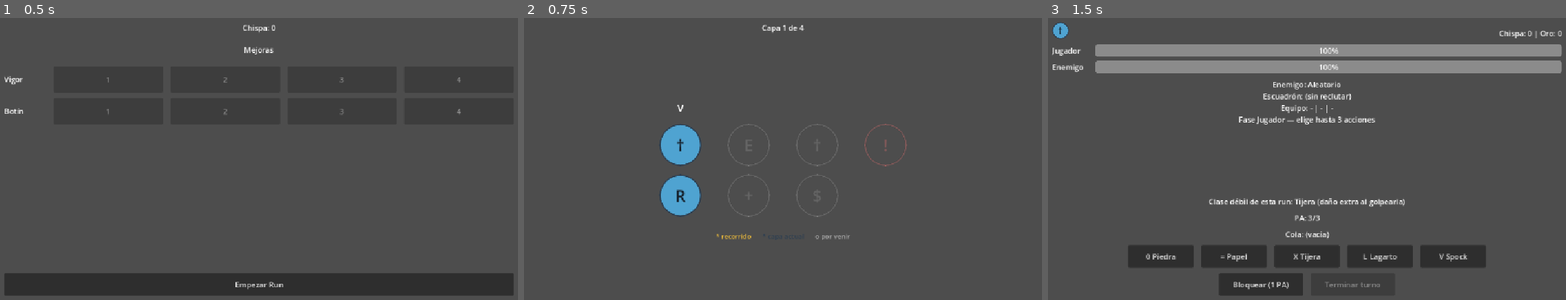
Above: before the commit, frames 1-3 (left to right).
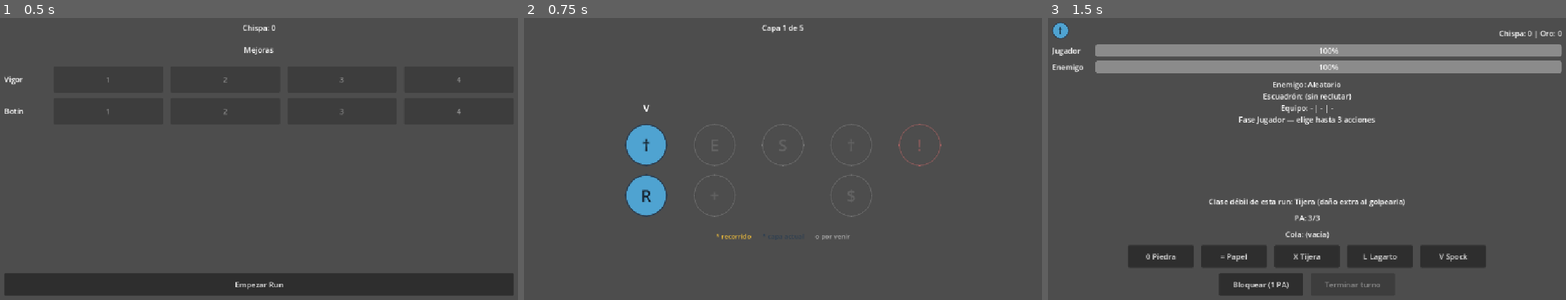
Above: after the commit, the same moments.

Repository: jolomoreno/rock-paper-scissor
Game: Godot game, scene res://scenes/main/hub.tscn
Two runs of this game, one before a commit and one after it. Both use one fixed random seed, a clock stepped at 60 frames per second and the inputs below.
Inputs:
- Up to frame 1 (0.5 s): no input
- Up to frame 2 (0.75 s): click "Empezar Run" at 0.5 s
- Up to frame 3 (1.5 s): click "†" at 1.25 s

Frame 1 is identical in both runs. In frame 2, 3.7% of the frame differs, in the area x 19-81%, y 2-71%; in frame 3, nothing differs.

Commit message:
Add guaranteed special-enemy map layer and fix Tienda equipment loss bug (Fase 7, point 9)
Insert a dedicated 5th map layer for a guaranteed special enemy, reusing
existing Fase 5 AI patterns and the Fase 4 weak-class bonus instead of
building new combat logic. Also fixes a real bug found while testing:
selecting "Ninguno" in the Tienda equipment dropdown after a purchase
unequipped the item and forfeited the spent Oro with no confirmation.

Diff:
--- a/autoloads/run_state.gd
+++ b/autoloads/run_state.gd
@@ -10,11 +10,13 @@
 const LAYERS: Array = [
 	["combate", "reclutamiento"],
 	["elite", "descanso"],
+	["especial"],
 	["combate", "tienda"],
 	["jefe"],
 ]
 const JEFE_ENEMY_HP := 5
 const ELITE_ENEMY_HP := 4
+const SPECIAL_ENEMY_HP := 4
 const REST_HEALTH_THRESHOLD := 0.85
 const VETERANCY_NAMES := ["Posterior", "Prior", "Primus Pilus"]
 const VETERANCY_COSTS := [5, 10]
@@ -31,6 +33,10 @@
 	"hastatus": preload("res://resources/recruits/hastatus.tres"),
 	"triario": preload("res://resources/recruits/triario.tres"),
 }
+const SPECIAL_ENEMY_CATALOG: Array = [
+	preload("res://resources/special_enemies/contrabandista_celtiba.tres"),
+	preload("res://resources/special_enemies/mercenario_cartagines.tres"),
+]
 
 var in_run: bool = false
 var current_layer: int = 0
--- /dev/null
+++ b/resources/special_enemies/contrabandista_celtiba.tres
@@ -0,0 +1,10 @@
+[gd_resource type="Resource" script_class="SpecialEnemy" load_steps=3 format=3]
+
+[ext_resource type="Script" path="res://scripts/special_enemy.gd" id="1_contrabandista"]
+[ext_resource type="Resource" path="res://resources/enemy_patterns/telegrafico.tres" id="2_telegrafico"]
+
+[resource]
+script = ExtResource("1_contrabandista")
+display_name = "Contrabandista Céltiba"
+weak_class = 3
+pattern = ExtResource("2_telegrafico")
--- /dev/null
+++ b/resources/special_enemies/mercenario_cartagines.tres
@@ -0,0 +1,10 @@
+[gd_resource type="Resource" script_class="SpecialEnemy" load_steps=3 format=3]
+
+[ext_resource type="Script" path="res://scripts/special_enemy.gd" id="1_mercenario"]
+[ext_resource type="Resource" path="res://resources/enemy_patterns/reactivo.tres" id="2_reactivo"]
+
+[resource]
+script = ExtResource("1_mercenario")
+display_name = "Mercenario Cartaginés"
+weak_class = 4
+pattern = ExtResource("2_reactivo")
--- a/scenes/combat/combat_manager.gd
+++ b/scenes/combat/combat_manager.gd
@@ -9,6 +9,7 @@
 const CombatResolver := preload("res://scripts/combat_resolver.gd")
 const EnemyAI := preload("res://scripts/enemy_ai.gd")
 const EnemyPattern := preload("res://scripts/enemy_pattern.gd")
+const SpecialEnemy := preload("res://scripts/special_enemy.gd")
 const ROUND_DELAY_SECONDS := 1.2
 const COMBAT_WIN_CHISPA_REWARD := 2
 const MAX_PA_PER_TURN := 3
@@ -46,6 +47,7 @@
 var _queued_actions: Array[Dictionary] = []
 var _reserva_hierro_triggered: bool = false
 var _weak_class_target: CombatResolver.Choice
+var _special_enemy: SpecialEnemy
 var _recruit: Recruit
 var _recruit_heal_used_this_turn: bool = false
 var _block_used_this_turn: bool = false
@@ -90,19 +92,25 @@
 			enemy_max_hp = RunState.JEFE_ENEMY_HP
 		elif RunState.chosen_node_type == "elite":
 			enemy_max_hp = RunState.ELITE_ENEMY_HP
+		elif RunState.chosen_node_type == "especial":
+			_special_enemy = RunState.SPECIAL_ENEMY_CATALOG[_rng.randi_range(0, RunState.SPECIAL_ENEMY_CATALOG.size() - 1)]
+			enemy_max_hp = RunState.SPECIAL_ENEMY_HP
 	else:
 		player_max_hp += Chispa.player_hp_bonus() + RunState.armor_max_hp_bonus()
 		player_hp = player_max_hp
 
 	enemy_hp = enemy_max_hp
 
-	if RunState.in_run:
+	if _special_enemy != null:
+		_weak_class_target = _special_enemy.weak_class
+	elif RunState.in_run:
 		_weak_class_target = RunState.weak_class_target
 	else:
 		_weak_class_target = _rng.randi_range(0, 4) as CombatResolver.Choice
 
 	_enemy_ai = EnemyAI.new(_pick_enemy_pattern())
-	enemy_intent_label.text = "Enemigo: %s" % _enemy_ai.pattern.display_name
+	var enemy_display_name: String = _special_enemy.display_name if _special_enemy != null else _enemy_ai.pattern.display_name
+	enemy_intent_label.text = "Enemigo: %s" % enemy_display_name
 
 	_update_chispa_oro_label()
 	Chispa.chispa_changed.connect(_on_chispa_changed)
@@ -413,6 +421,8 @@
 
 
 func _pick_enemy_pattern() -> EnemyPattern:
+	if _special_enemy != null:
+		return _special_enemy.pattern
 	if RunState.in_run and RunState.chosen_node_type in ["jefe", "elite"]:
 		return REACTIVE_PATTERN
 	return RANDOM_PATTERNS[_rng.randi_range(0, RANDOM_PATTERNS.size() - 1)]
--- a/scenes/map/map.gd
+++ b/scenes/map/map.gd
@@ -10,8 +10,9 @@
 	"elite": "E",
 	"tienda": "$",
 	"reclutamiento": "R",
+	"especial": "S",
 }
-const TOP_TYPES := ["jefe", "elite", "combate"]
+const TOP_TYPES := ["jefe", "elite", "especial", "combate"]
 const BOTTOM_TYPES := ["descanso", "tienda", "reclutamiento"]
 
 const GOLD := Color(0.878, 0.698, 0.235)
--- a/scenes/map/path_strip.gd
+++ b/scenes/map/path_strip.gd
@@ -7,6 +7,7 @@
 	"elite": "E",
 	"tienda": "$",
 	"reclutamiento": "R",
+	"especial": "S",
 }
 const GOLD := Color(0.878, 0.698, 0.235)
 const CURRENT_BG := Color(0.310, 0.639, 0.820)
--- a/scenes/map/tienda.gd
+++ b/scenes/map/tienda.gd
@@ -78,6 +78,8 @@
 	else:
 		message_label.text = ""
 		_update_oro_label()
+		if index != 0:
+			option_button.set_item_disabled(0, true)
 
 
 func _update_veterancy_section() -> void:
--- /dev/null
+++ b/scripts/special_enemy.gd
@@ -0,0 +1,9 @@
+class_name SpecialEnemy
+extends Resource
+
+const CombatResolver := preload("res://scripts/combat_resolver.gd")
+const EnemyPattern := preload("res://scripts/enemy_pattern.gd")
+
+@export var display_name: String
+@export var weak_class: CombatResolver.Choice
+@export var pattern: EnemyPattern
Not shown, added: scripts/special_enemy.gd.uid
Not shown, changed: README.md
Not shown, changed: ROADMAP.md
